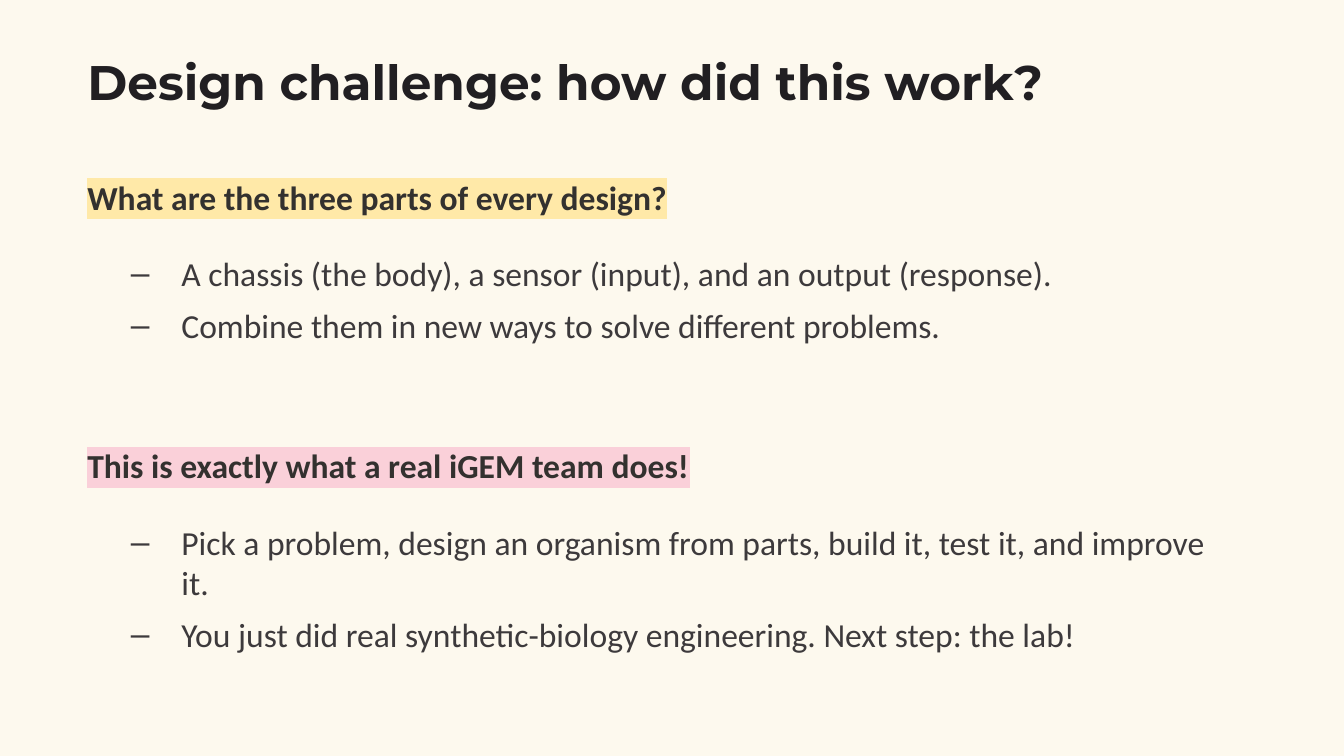
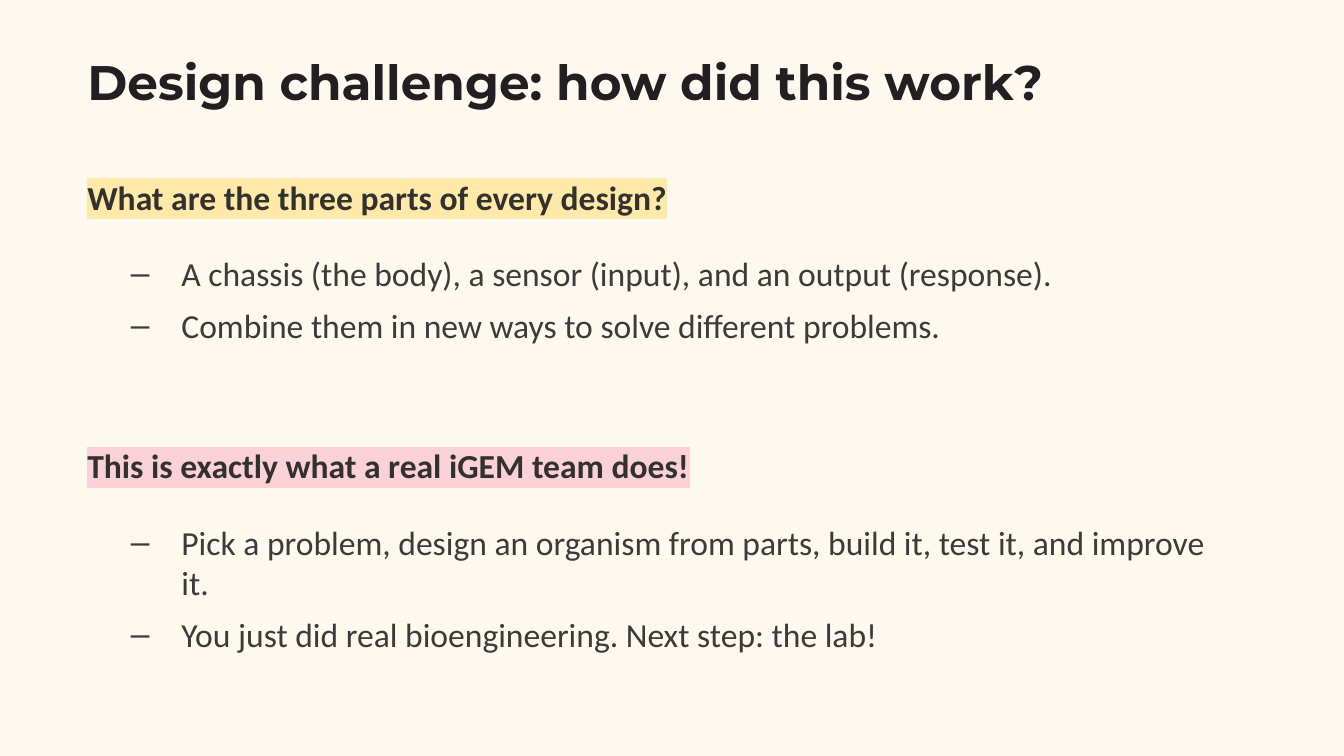
Before and after one commit to genehackers-education/genehackers-education.github.io, a slide deck: slide 8 of downloads/Lesson_9_Design_Challenge.pptx. Drawn at 1344x756 pixels with LibreOffice and Linux fonts; fonts in the diff are those of the drawing. Boxes give left, top, right and bottom in pixels: in the first picture for what was removed or moved away, otherwise in the second. Text is boxed around its words. In the diff, an @@ line names an element or a change of style, - is before the commit and + after.

```diff
--- a/downloads/Lesson_9_Design_Challenge.pptx
+++ b/downloads/Lesson_9_Design_Challenge.pptx
@@ text at (181, 623, 877, 653): text changed @@
-– You just did real synthetic-biology engineering. Next step: the lab!
+– You just did real bioengineering. Next step: the lab!
```
Also in this commit, not shown: 1 other slide changed, 28 other files.
